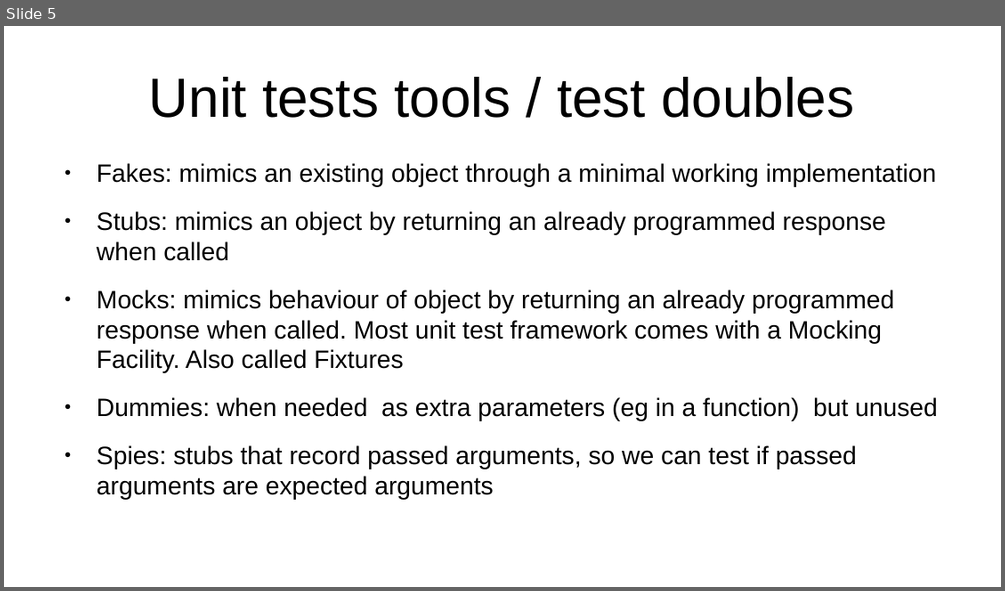
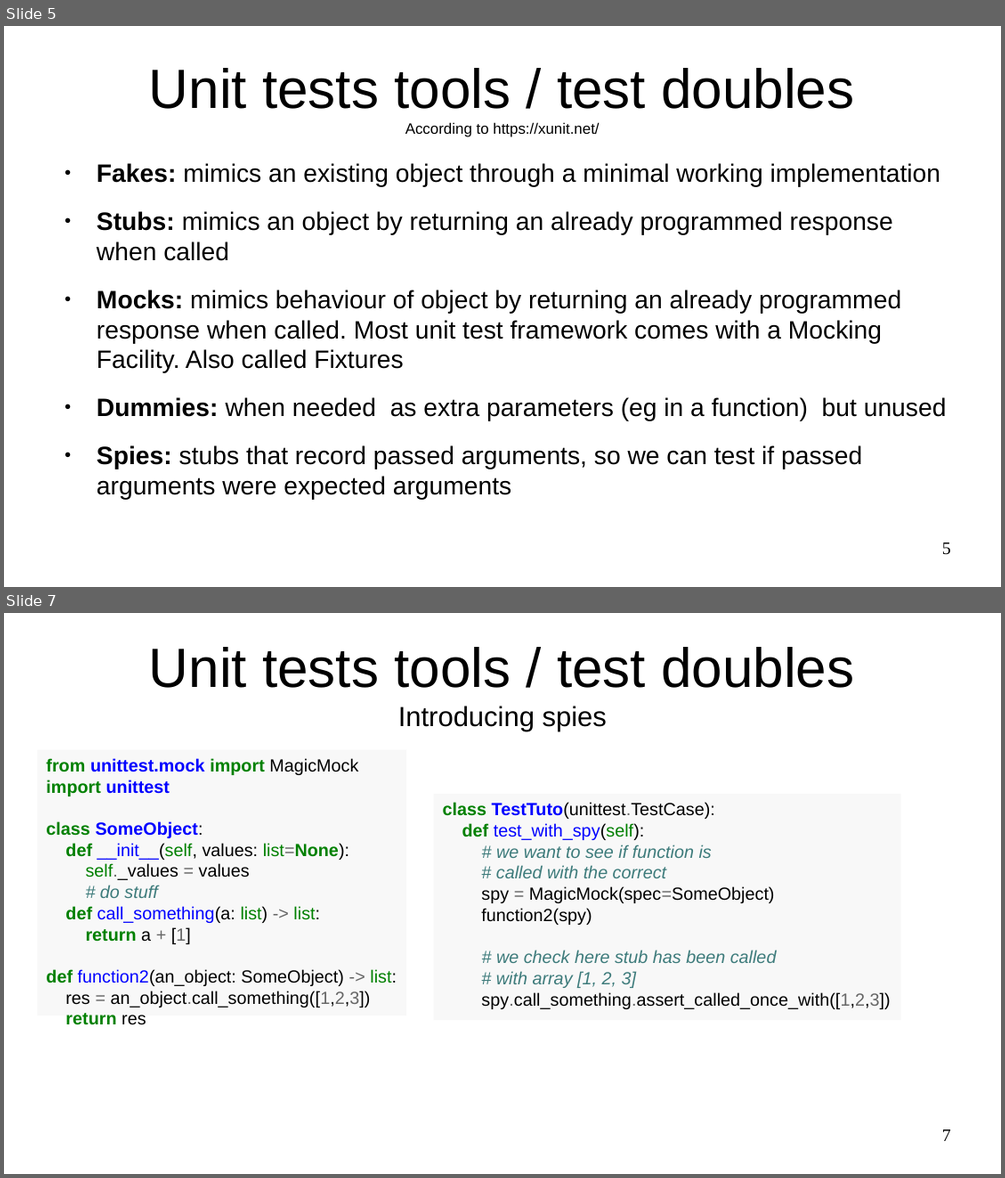
Before and after one commit to ybouilla/test_tutorial, a slide deck: presentation.odp. Shown one above the other, each under a label of ours: slide 5 before the commit, slides 5 and 7 after it; the slides between them are not shown. The pictures are 1005x591 and 1005x1178 pixels, drawn with LibreOffice and Linux fonts; fonts in the diff are those of the drawing. Boxes give left, top, right and bottom in pixels: in the first picture for what was removed or moved away, otherwise in the second. Text is boxed around its words. In the diff, an @@ line names an element or a change of style, - is before the commit and + after.

```diff
--- a/presentation.odp
+++ b/presentation.odp
@@ slide 7 added at [4,613,1001,1174], background #FFFFFF @@
@@ title added at [149,647,854,731], 44 pt, text #000000 @@
+Unit tests tools / test doubles
+Introducing spies
@@ rectangle added at [38,749,406,1015], fill #F8F8F8, 14 pt, text #000000 @@
+from unittest.mock import MagicMock
+import unittest
+class SomeObject:
+def __init__(self, values: list=None):
+self._values = values
+# do stuff
+def call_something(a: list) -> list:
+return a + [1]
+def function2(an_object: SomeObject) -> list:
+res = an_object.call_something([1,2,3])
+return res
@@ rectangle added at [434,794,901,1020], fill #F8F8F8, 14 pt, text #000000 @@
+class TestTuto(unittest.TestCase):
+def test_with_spy(self):
+# we want to see if function is
+# called with the correct
+spy = MagicMock(spec=SomeObject)
+function2(spy)
+# we check here stub has been called
+# with array [1, 2, 3]
+spy.call_something.assert_called_once_with([1,2,3])
@@ page number added at [942,1129,951,1141], 14 pt, text #000000 @@
+7
@@ slide 5 changed as well @@
@@ title at [149,68,854,137]: text changed; size 44 to 12 pt @@
-Unit tests tools / test doubles
+Unit tests tools / test doubles
+According to https://xunit.net/
@@ text at [97,163,947,421]: bold on in "Fakes:", "Stubs:", "Mocks:", "Dummies:" @@
@@ text at [97,445,862,499]: text changed @@
-● Spies: stubs that record passed arguments, so we can test if passed arguments are expected arguments
+● Spies: stubs that record passed arguments, so we can test if passed arguments were expected arguments
@@ page number added at [942,542,951,555], 14 pt, text #000000 @@
+5
```
Also in this commit, not shown: 5 other slides changed, 14 other slides added, 2 slides removed, 3 other files.
